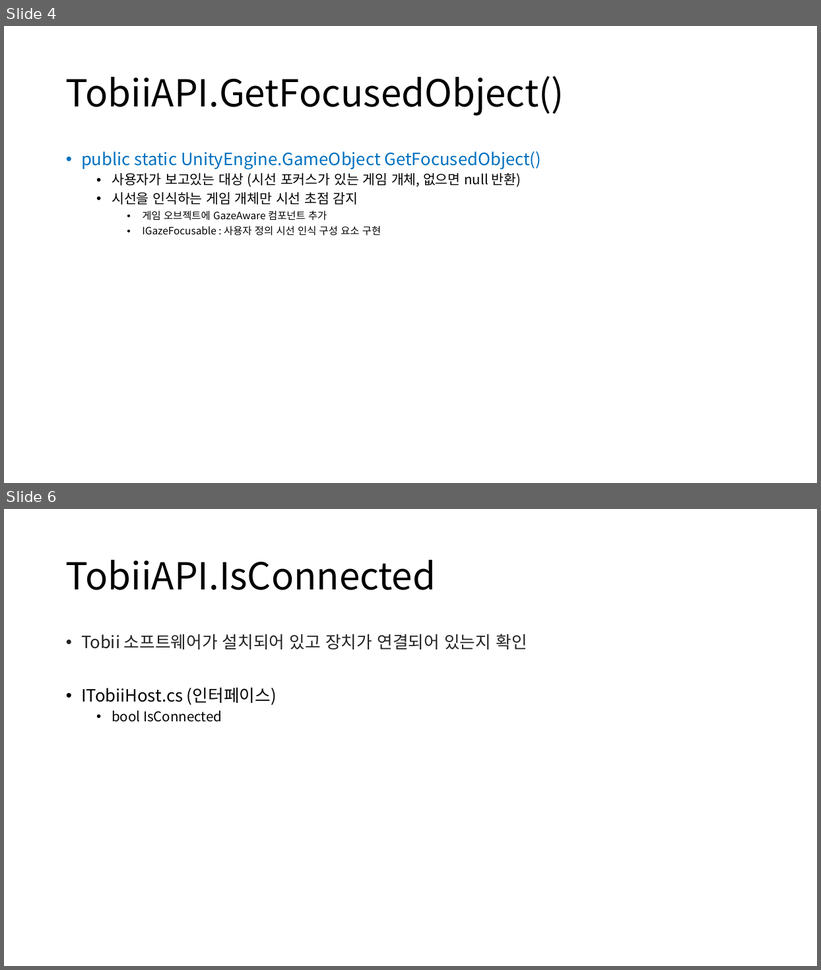
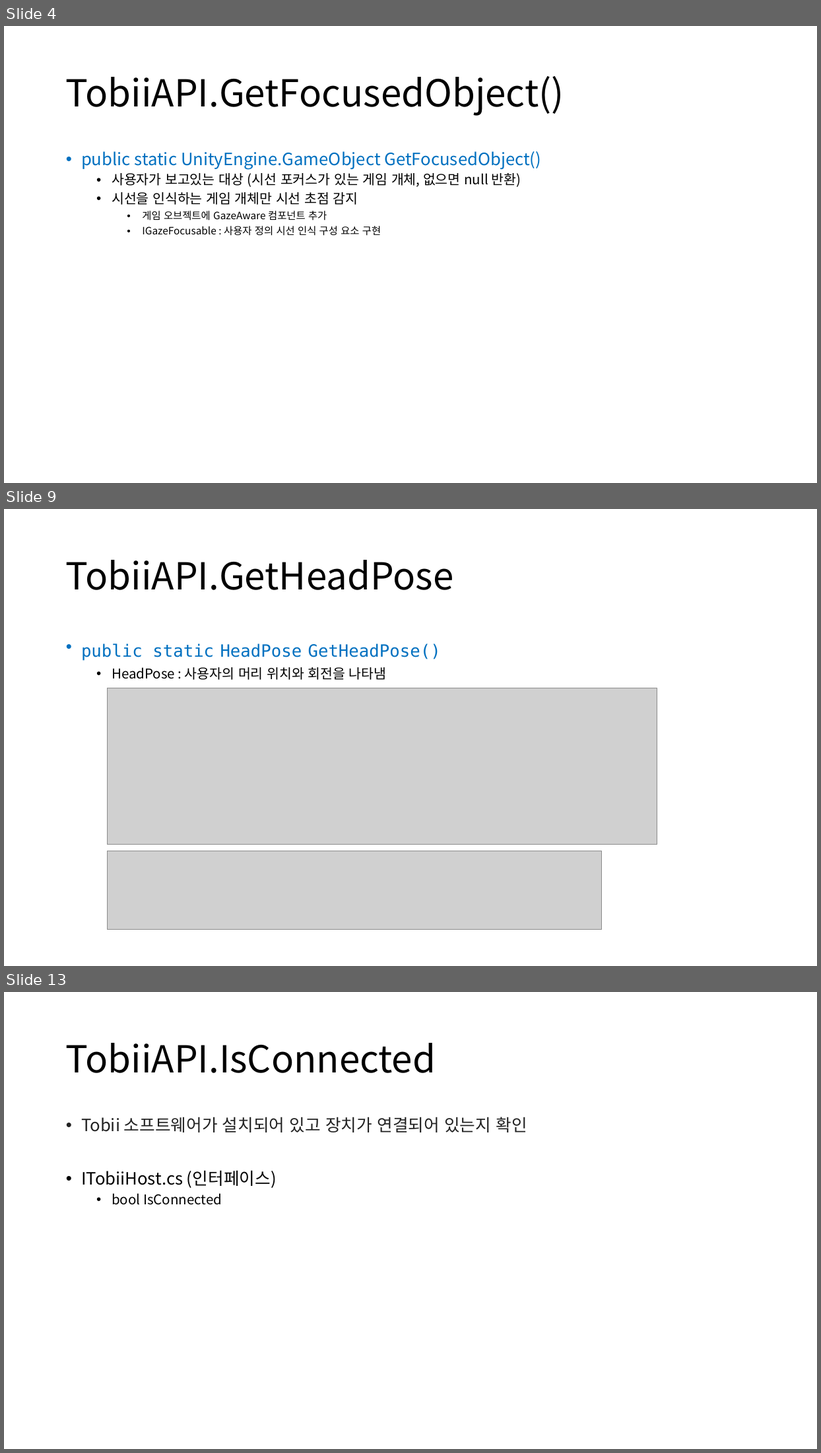
Before and after one commit to JiYoung-Kwon/Tobii_UnitySDK, a slide deck: Docs/TobiiAPI.pptx. Shown one above the other, each under a label of ours: slides 4 and 6 before the commit, slides 4, 9 and 13 after it; the slides between them are not shown. The pictures are 821x970 and 821x1453 pixels, drawn with LibreOffice and Linux fonts; fonts in the diff are those of the drawing; grey boxes stand for pictures. Boxes give left, top, right and bottom in pixels: in the first picture for what was removed or moved away, otherwise in the second. Text is boxed around its words. In the diff, an @@ line names an element or a change of style, - is before the commit and + after.

Commit message:
Tobii API 분석, 정리 (2)

```diff
--- a/Docs/TobiiAPI.pptx
+++ b/Docs/TobiiAPI.pptx
@@ slide 9 added at (x1=4, y1=509, x2=817, y2=966), background #FFFFFF @@
@@ title added at (x1=66, y1=560, x2=454, y2=590), 44 pt, text #000000 @@
+TobiiAPI.GetHeadPose
@@ text added at (x1=81, y1=644, x2=441, y2=680), 20 pt, text #0070C0 @@
+• public static HeadPose GetHeadPose()
+  • HeadPose : 사용자의 머리 위치와 회전을 나타냄
@@ picture added at (x1=107, y1=689, x2=657, y2=845) @@
@@ picture added at (x1=107, y1=851, x2=601, y2=930) @@
@@ what was slide 6 is now slide 13 @@
```
Also in this commit, not shown: 3 slides changed, 7 other slides added.
